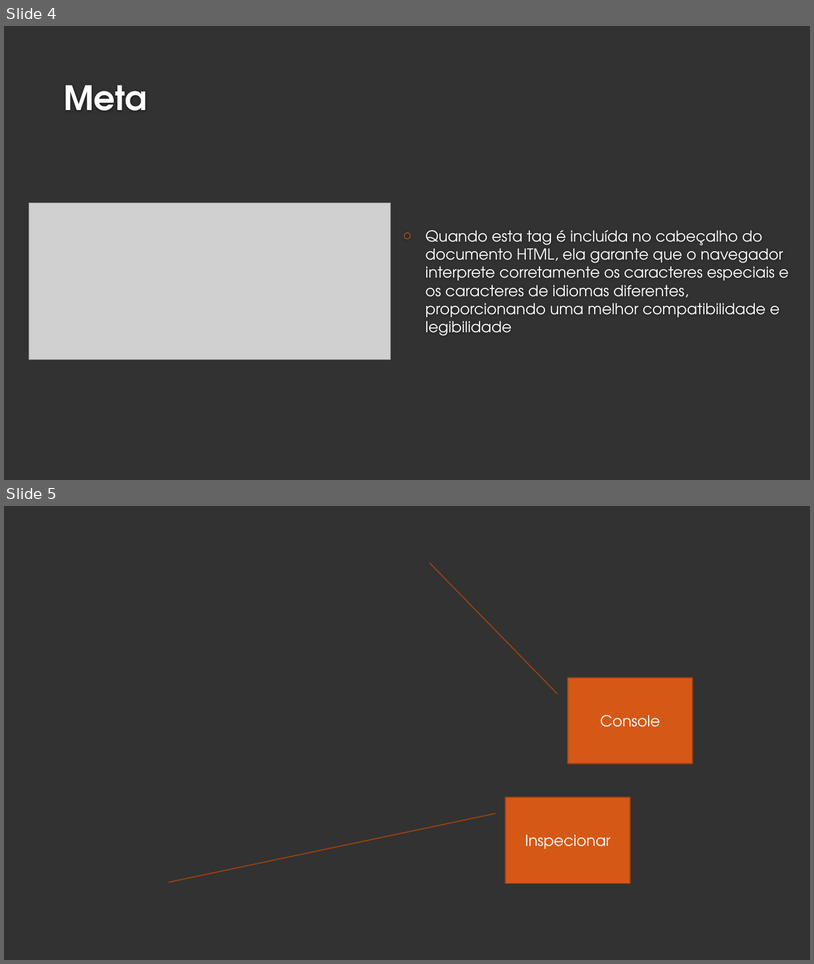
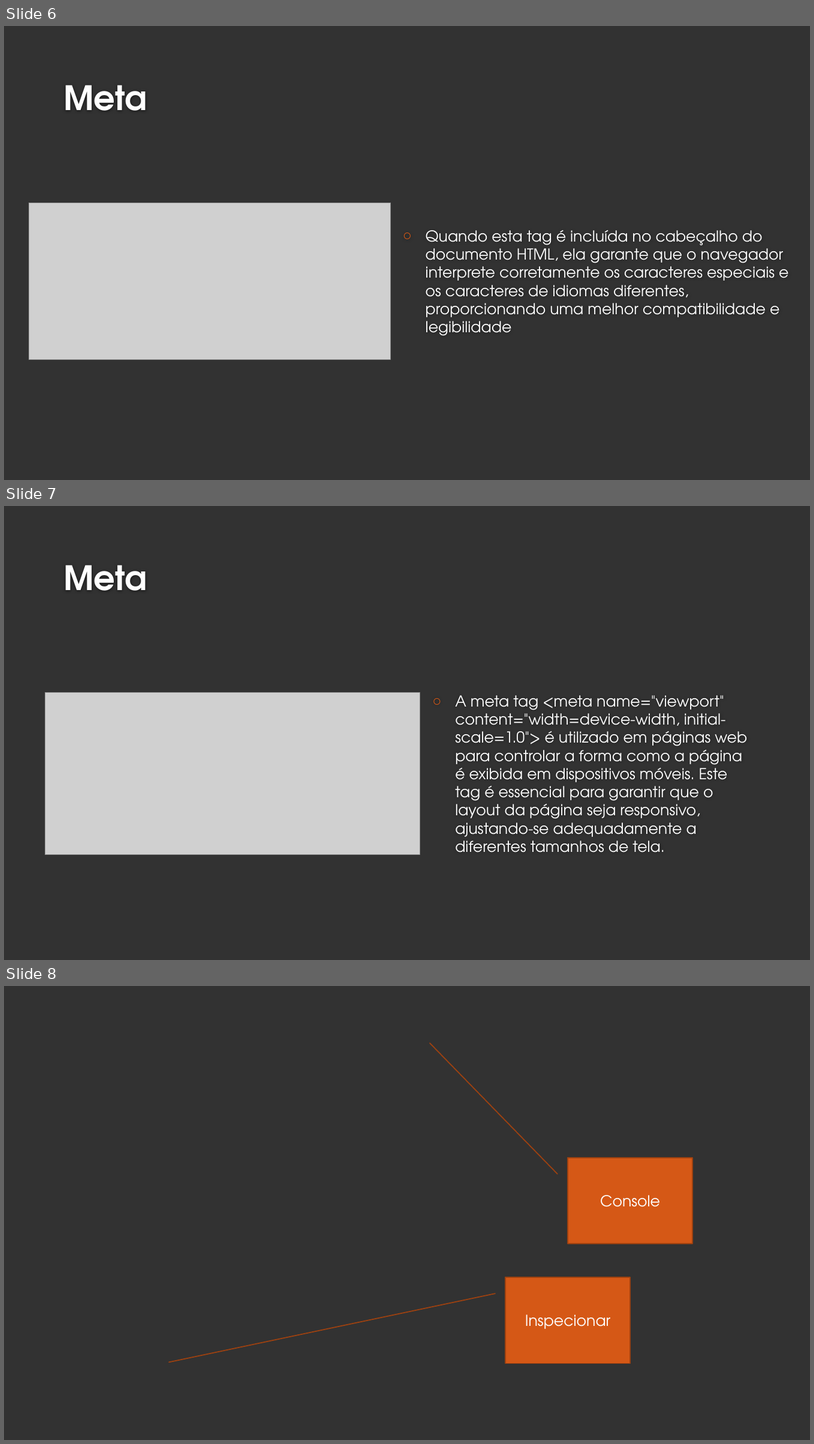
Before and after one commit to fabio-sudo/Curso_JS, a slide deck: HTML_CSS/1 - HTML - TAG.pptx. Shown one above the other, each under a label of ours: slides 4 and 5 before the commit, slides 6, 7 and 8 after it. The pictures are 814x964 and 814x1444 pixels, drawn with LibreOffice and Linux fonts; fonts in the diff are those of the drawing; grey boxes stand for pictures; background and template pictures are left out. Boxes give left, top, right and bottom in pixels: in the first picture for what was removed or moved away, otherwise in the second. Text is boxed around its words. In the diff, an @@ line names an element or a change of style, - is before the commit and + after.

```diff
--- a/HTML_CSS/1 - HTML - TAG.pptx
+++ b/HTML_CSS/1 - HTML - TAG.pptx
@@ slide 7 added at box(4, 506, 810, 960), background #323232 @@
@@ title added at box(63, 565, 147, 591), 40 pt, text #FEFEFE, bold @@
+Meta
@@ picture added at box(45, 693, 420, 855) @@
@@ text added at box(455, 695, 747, 852), 18 pt, text #FFFFFF @@
+○ A meta tag <meta name="viewport" content="width=device-width, initial-scale=1.0"> é utilizado em páginas web para controlar a forma como a página é exibida em dispositivos móveis. Este tag é essencial para garantir que o layout da página seja responsivo, ajustando-se adequadamente a diferentes tamanhos de tela.
@@ what was slide 4 is now slide 6 @@
@@ what was slide 5 is now slide 8 @@
```
Also in this commit, not shown: 6 other slides added, 4 other files.
